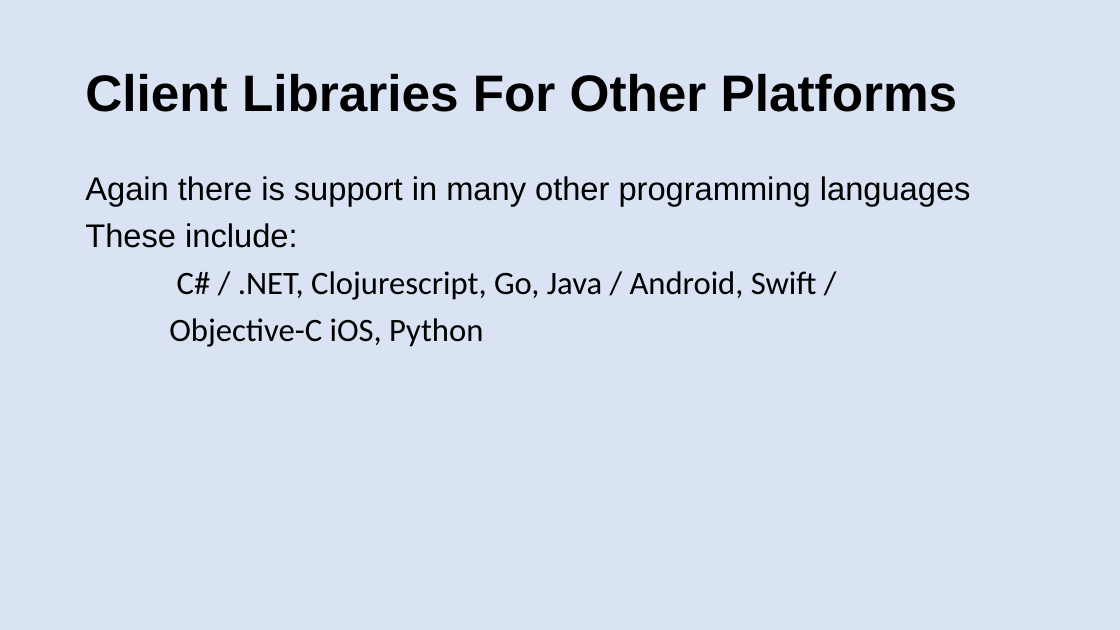
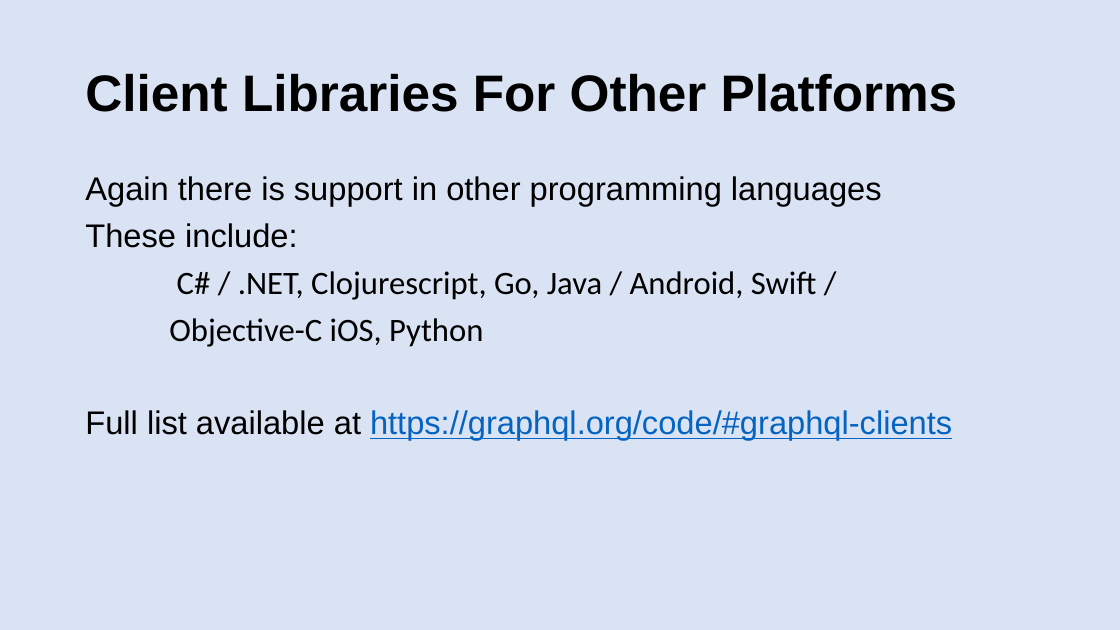
Before and after one commit to patelg123/graphql-presentation, a slide deck: slide 16 of current.pptx (slide 17 before the commit). Drawn at 1120x630 pixels with LibreOffice and Linux fonts; fonts in the diff are those of the drawing. Boxes give left, top, right and bottom in pixels: in the first picture for what was removed or moved away, otherwise in the second. Text is boxed around its words. In the diff, an @@ line names an element or a change of style, - is before the commit and + after.

```diff
--- a/current.pptx
+++ b/current.pptx
@@ text at (85, 176, 882, 206): text changed @@
-Again there is support in many other programming languages
+Again there is support in other programming languages
@@ text at (85, 410, 952, 440): paragraph added @@
+Full list available at https://graphql.org/code/#graphql-clients
```
Also in this commit, not shown: 12 other slides changed, 3 slides added, 3 slides removed.
